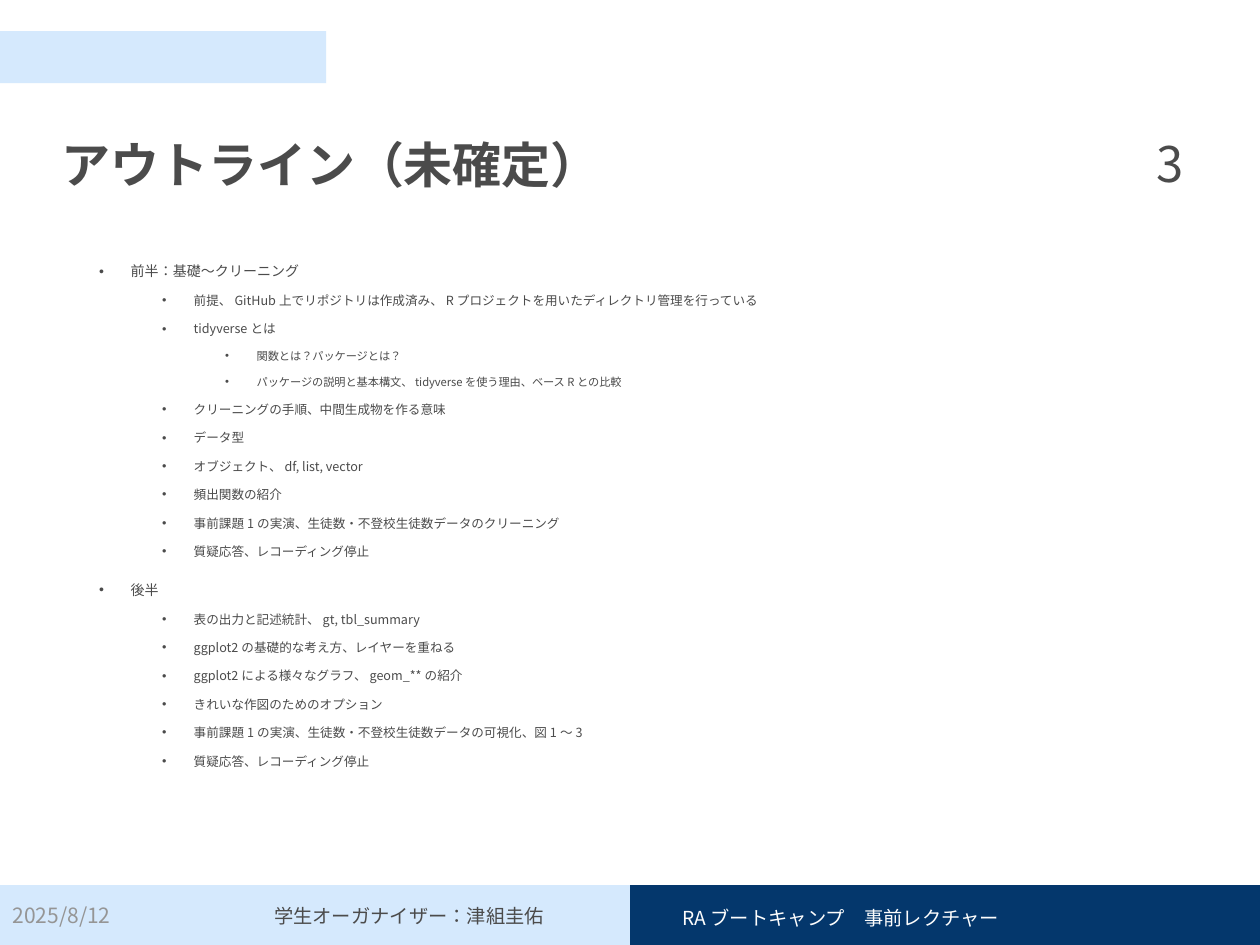
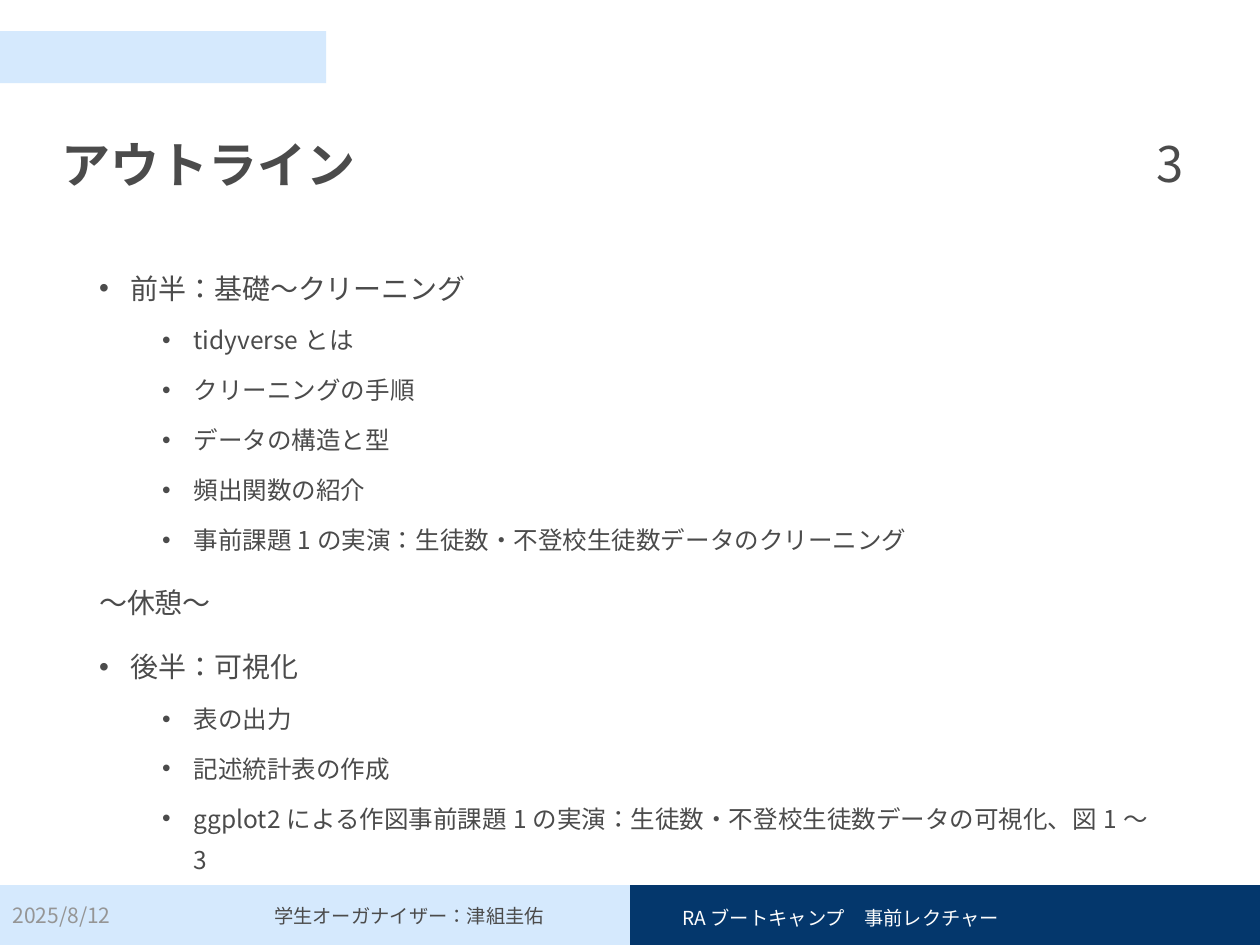
Before and after one commit to Keisuke-Tsugumi/pre-lecture, a slide deck: slide 3 of 事前レクチャー_スライド.pptx. Drawn at 1260x945 pixels with LibreOffice and Linux fonts; fonts in the diff are those of the drawing. Boxes give left, top, right and bottom in pixels: in the first picture for what was removed or moved away, otherwise in the second. Text is boxed around its words. In the diff, an @@ line names an element or a change of style, - is before the commit and + after.

```diff
--- a/事前レクチャー_スライド.pptx
+++ b/事前レクチャー_スライド.pptx
@@ title at bbox=[62, 143, 356, 186]: text changed @@
-アウトライン（未確定）
+アウトライン
@@ text at bbox=[131, 275, 466, 501]: size 8 to 16 pt in "前半：基礎～クリーニング"; size 7.2 to 14 pt in "tidyverseとは", "頻出関数の紹介"; line spacing 1.3 to 1.4 @@
@@ text at bbox=[194, 294, 443, 306]: paragraph removed @@
-  • 前提、GitHub上でリポジトリは作成済み、Rプロジェクトを用いたディレクトリ管理を行っている
@@ text at bbox=[194, 378, 415, 451]: text changed; size 6.4 to 14 pt @@
-    • 関数とは？パッケージとは？
-    • パッケージの説明と基本構文、tidyverseを使う理由、ベースRとの比較
-  • クリーニングの手順、中間生成物を作る意味
-  • データ型
-  • オブジェクト、df, list, vector
+  • クリーニングの手順
+  • データの構造と型
@@ text at bbox=[99, 528, 1118, 830]: text changed; size 7.2 to 14 pt @@
-  • 事前課題1の実演、生徒数・不登校生徒数データのクリーニング
-  • 質疑応答、レコーディング停止
-• 後半
-  • 表の出力と記述統計、gt, tbl_summary
-  • ggplot2の基礎的な考え方、レイヤーを重ねる
-  • ggplot2による様々なグラフ、geom_**の紹介
-  • きれいな作図のためのオプション
-  • 事前課題1の実演、生徒数・不登校生徒数データの可視化、図1～3
-  • 質疑応答、レコーディング停止
+  • 事前課題1の実演：生徒数・不登校生徒数データのクリーニング
+～休憩～
+• 後半：可視化
+  • 表の出力
+  • 記述統計表の作成
+  • ggplot2による作図事前課題1の実演：生徒数・不登校生徒数データの可視化、図1～3
```
Also in this commit, not shown: 14 other slides changed, 1 slide removed, 3 other files.
